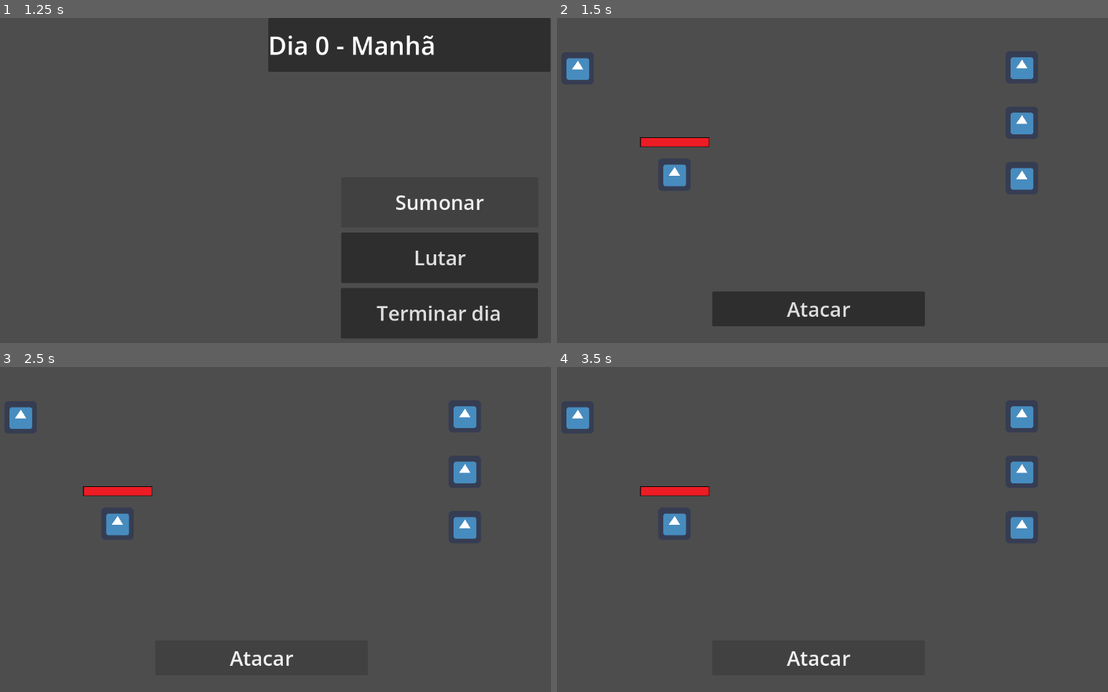
Above: before the commit, frames 1-4 (two rows, left to right).
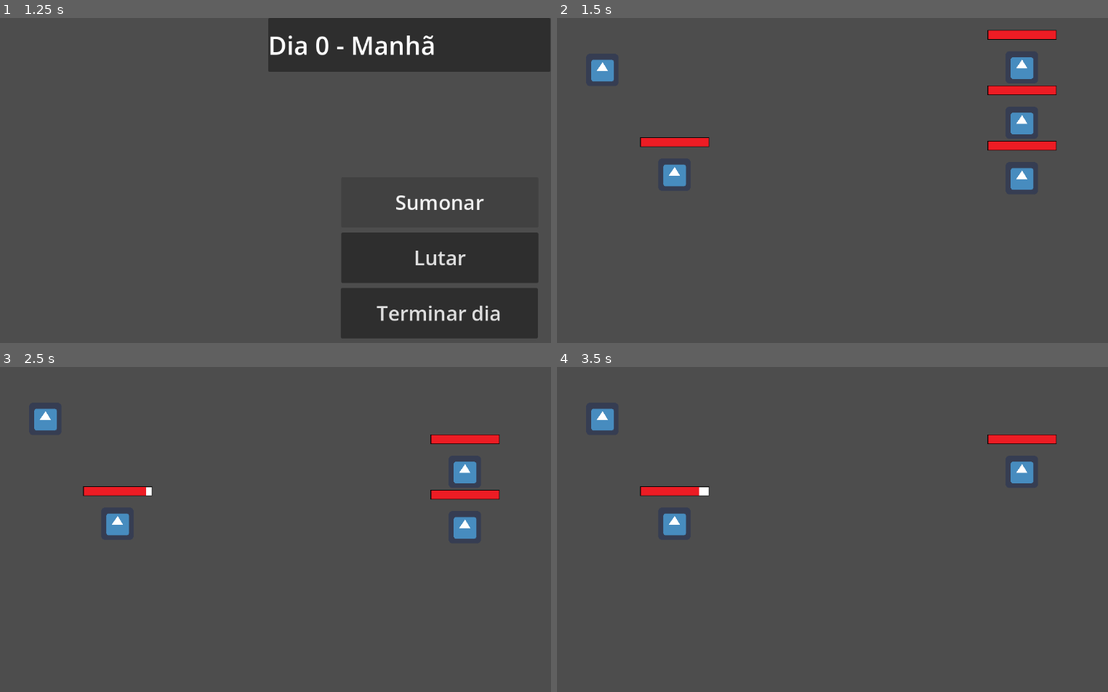
Above: after the commit, the same moments.

Repository: Klaus1215/Brackeys-Game-Jam
Game: Godot game, scene res://Tela Hub/hud_jogo.tscn
Same seed, same stepped clock (60 frames per second), same inputs: the game is played once before the commit and once after it. The engine's default icon, where the game draws it, is replaced by a stand-in: a white triangle on a blue panel in a dark square.
Inputs (mouse positions are in pixels of both pictures, inside the frame that each line leads up to):
- Up to frame 1 (1.25 s): click "Sumonar" at 0.5 s
- Up to frame 2 (1.5 s): click "Lutar" at 1.25 s
- Up to frame 3 (2.5 s): click (258, 659) at 2 s, where only the run before the commit has a clickable "Atacar"
- Up to frame 4 (3.5 s): click (815, 659) at 2.75 s, where only the run before the commit has a clickable "Atacar"

Frame 1 is identical in both runs. In frame 2, 5.8% of the frame differs, in the area x 1-91%, y 3-95%; in frame 3, 1.8%; in frame 4, 1.7%.

Commit message:
Sistema de combate

Diff:
--- a/Globais/estado_do_jogo.gd
+++ b/Globais/estado_do_jogo.gd
@@ -9,23 +9,26 @@
 var momento_dia: Horarios = Horarios.Manhã
 
 # Dicionario que guardará o estado do jogo
-var JogadorStats: Dictionary = {
+var Jogador: Dictionary = {
+	"id_jogador" : ResourceUID.id_to_text(ResourceUID.create_id()),
 	"vida": VIDA_INICIAL,
-	"tipo" : preload("res://Personagens/personagem.tscn")
+	"ataque_base": 500,
+	"tipo" : preload("res://Personagens/Jogador/jogador.tscn")
 }
 
 func resetar_jogo() -> void:
 	dia = DIA_INICIAL
 	momento_dia = Horarios.Manhã
-	JogadorStats["vida"] = VIDA_INICIAL
+	Jogador["vida"] = VIDA_INICIAL
 
 func instanciar_jogador() -> Personagem:
-	var personagem_instan = JogadorStats["tipo"].instantiate()
-	print("Vida antes:", personagem_instan.vida_total)
-
-	personagem_instan.e_jogador = true
-	personagem_instan.vida_total = JogadorStats["vida"]
-	personagem_instan.vida_atual = JogadorStats["vida"]
-	print("Vida depois:", personagem_instan.vida_total)
+	var personagem_instan = Jogador["tipo"].instantiate()
+	personagem_instan.name = "Jogador"
+	personagem_instan.stats = PersonagemStats.new(Jogador["id_jogador"], Jogador["vida"], Jogador["ataque_base"],
+	1.0, 0)
 
 	return personagem_instan
+
+func _process(delta: float) -> void:
+	if(Input.is_action_pressed("Pausar")):
+		get_tree().paused = true
--- a/Globais/party.gd
+++ b/Globais/party.gd
@@ -2,6 +2,7 @@
 
 # Exemplo de dicionario que aramazena os status de um companheiro
 var CompanheiroExemplo: Dictionary = {
+	"id_personagem": ResourceUID.id_to_text(ResourceUID.create_id()),
 	"vida": 100,
 	"ataque_base": 100,
 	"tipo" : preload("res://Personagens/personagem.tscn")
@@ -13,6 +14,9 @@
 # Métodos para manipular a party
 func add_personagem(companheiro : Dictionary) -> void:
 	party.append(companheiro)
+
+func remove_personagem(id_para_remover : String) -> void:
+	party = party.filter(func(item): return item["id_personagem"] != id_para_remover)
 
 func get_personagem(index : int) -> Dictionary:
 	return party[index]
@@ -33,8 +37,9 @@
 
 	for personagem in party:
 		var personagem_instan = personagem["tipo"].instantiate()
-		personagem_instan.vida_total = personagem["vida"]
-		personagem_instan.ataque_base = personagem["ataque_base"]
+		personagem_instan.stats = PersonagemStats.new(personagem["id_personagem"], personagem["vida"],
+		personagem["ataque_base"], personagem["timer_ataque"], personagem["afeto"])
+
 		partyInstanciada.append(personagem_instan)
 
 	return partyInstanciada
--- a/Globais/transistor_de_cena.gd
+++ b/Globais/transistor_de_cena.gd
@@ -23,6 +23,7 @@
 
 	get_tree().current_scene = current_scene
 
+# Mata o jogador
 func game_over():
 	goto_scene("res://Tela Game Over/game_over.tscn")
 	Party.resetar_party()
--- /dev/null
+++ b/Personagens/Companheiros/companheiro.gd
@@ -0,0 +1,40 @@
+extends Personagem
+
+class_name Companheiro
+
+var chance_ataque_inimigo : float
+var chance_nao_ataque : float
+var chance_ataque_jogador : float
+
+
+func _on_timer_do_ataque_timeout() -> void:
+	var inimigos_no_combate = get_node_or_null("../../Inimigos").get_children()
+	var jogador = get_node_or_null("../../Jogador")
+
+	if(inimigos_no_combate.is_empty()):
+		print("Parou")
+		get_tree().paused = true
+
+	if(stats.afeto > 0):
+		chance_ataque_inimigo = stats.afeto * 0.1
+		chance_nao_ataque = stats.afeto * 0.15
+		chance_ataque_jogador = 1.0
+	else:
+		chance_ataque_inimigo = 1.0
+		chance_nao_ataque = -(stats.afeto) * 0.25
+		chance_ataque_jogador = -(stats.afeto) * 0.1
+
+	var total_chance = chance_ataque_inimigo + chance_ataque_jogador + chance_nao_ataque
+
+	var acao_tomada = randi() % int(total_chance)
+
+	if(acao_tomada < chance_ataque_inimigo):
+		ataque_básico(inimigos_no_combate.pick_random())
+	elif(acao_tomada < chance_ataque_jogador):
+		ataque_básico(jogador)
+	else:
+		print(self.name + "está muito ocupada vendo as borboletas")
+
+func morrer() -> void:
+	super()
+	Party.remove_personagem(stats.id_personagem)
--- /dev/null
+++ b/Personagens/Companheiros/companheiro.tscn
@@ -0,0 +1,7 @@
+[gd_scene format=3 uid="uid://cg8a472j0qf8o"]
+
+[ext_resource type="PackedScene" uid="uid://cayrmuhq31m7s" path="res://Personagens/personagem.tscn" id="1_2rrlb"]
+[ext_resource type="Script" uid="uid://d3t0g5ru67qgb" path="res://Personagens/Companheiros/companheiro.gd" id="2_a8ayg"]
+
+[node name="Companheiro" unique_id=1534450694 instance=ExtResource("1_2rrlb")]
+script = ExtResource("2_a8ayg")
--- /dev/null
+++ b/Personagens/Inimigos/inimigo.gd
@@ -0,0 +1,14 @@
+extends Personagem
+
+class_name Inimigo
+
+# Método para quando for a vez do inimigo
+func _on_timer_do_ataque_timeout() -> void:
+	print("Inimigo atacando...")
+	var jogador = get_node_or_null("../../Jogador")
+
+	if(jogador != null):
+		ataque_básico(jogador)
+		print("Vida do Jogador: %d" % [jogador.stats.vida_atual])
+	else:
+		print("Jogador não foi referenciado")
--- /dev/null
+++ b/Personagens/Inimigos/inimigo.tscn
@@ -0,0 +1,7 @@
+[gd_scene format=3 uid="uid://6ed8klikufbe"]
+
+[ext_resource type="PackedScene" uid="uid://cayrmuhq31m7s" path="res://Personagens/personagem.tscn" id="1_eesud"]
+[ext_resource type="Script" uid="uid://dsdhyd6x28ymh" path="res://Personagens/Inimigos/inimigo.gd" id="2_qulja"]
+
+[node name="Inimigo" unique_id=1534450694 instance=ExtResource("1_eesud")]
+script = ExtResource("2_qulja")
--- /dev/null
+++ b/Personagens/Jogador/jogador.gd
@@ -0,0 +1,9 @@
+extends Personagem
+
+class_name Jogador
+
+func morrer() -> void:
+	super()
+	EstadoDoJogo.resetar_jogo()
+	TransistorDeCena.game_over()
+	print("Jogador morreu")
--- /dev/null
+++ b/Personagens/Jogador/jogador.tscn
@@ -0,0 +1,7 @@
+[gd_scene format=3 uid="uid://cfnem5jh30lt"]
+
+[ext_resource type="PackedScene" uid="uid://cayrmuhq31m7s" path="res://Personagens/personagem.tscn" id="1_5oys2"]
+[ext_resource type="Script" uid="uid://cxoedoetav22r" path="res://Personagens/Jogador/jogador.gd" id="2_qkpl7"]
+
+[node name="Jogador" unique_id=1534450694 instance=ExtResource("1_5oys2")]
+script = ExtResource("2_qkpl7")
--- a/Personagens/barra_de_vida.gd
+++ b/Personagens/barra_de_vida.gd
@@ -6,5 +6,5 @@
 	personagem_com_vida = get_parent()
 
 func _on_personagem_vida_modificou() -> void:
-	var vida_porc = personagem_com_vida.vida_atual * 100
-	value = vida_porc / personagem_com_vida.vida_total
+	var vida_porc = personagem_com_vida.stats.vida_atual * 100
+	value = vida_porc / personagem_com_vida.stats.vida_total
--- a/Personagens/personagem.gd
+++ b/Personagens/personagem.gd
@@ -1,36 +1,42 @@
 extends Node
 class_name Personagem
 
-@export var vida_total: int
-var vida_atual : int
-@export var ataque_base : int
-var e_jogador : bool = false
+var stats : PersonagemStats
+var vida_anterior : int
 
-var vida_anterior : int
+var timer : Timer
 
 signal vida_modificou
 
 func _ready() -> void:
-	vida_anterior = vida_atual
+	print("Vida de %s: %d" % [self.name, stats.vida_atual])
+	vida_anterior = stats.vida_atual
 
-	print(e_jogador)
-	if(e_jogador):
+	timer = get_node("Timer do Ataque")
+	timer.wait_time = stats.timer_ataque
+	print("Time de ataque de %s: %f" % [self.name, timer.wait_time])
+
+	if (self is Jogador || self is Inimigo):
 		var barra_vida = get_node("Barra de Vida")
 		barra_vida.visible = true
 
 # Ataque básico que inimigos e companheiros podem fazer
 func ataque_básico(Alvo : Personagem) -> void:
-	Alvo.tomar_dano(ataque_base)
+	Alvo.tomar_dano(stats.ataque_base)
 
 func tomar_dano(dano : int) -> void:
-	vida_atual -= ataque_base
+	stats.vida_atual -= dano
 
+func morrer() -> void:
+	queue_free()
 
 func _process(delta: float) -> void:
-	if(vida_anterior != vida_atual):
-		vida_anterior = vida_atual
+	if(vida_anterior != stats.vida_atual):
+		vida_anterior = stats.vida_atual
 		vida_modificou.emit()
 
-	if(e_jogador && vida_atual <= 0):
-		print("Jogador morreu")
-		TransistorDeCena.game_over()
+	if(stats.vida_atual <= 0):
+		morrer()
+
+func _on_timer_do_ataque_timeout() -> void:
+	print("O Pai ouviu")
--- a/Personagens/personagem.tscn
+++ b/Personagens/personagem.tscn
@@ -45,4 +45,8 @@
 script = ExtResource("5_vv7k6")
 metadata/_edit_use_anchors_ = true
 
+[node name="Timer do Ataque" type="Timer" parent="." unique_id=1801708296]
+autostart = true
+
 [connection signal="vida_modificou" from="." to="Barra de Vida" method="_on_personagem_vida_modificou"]
+[connection signal="timeout" from="Timer do Ataque" to="." method="_on_timer_do_ataque_timeout"]
--- a/Personagens/personagem_stats.gd
+++ b/Personagens/personagem_stats.gd
@@ -1,3 +1,21 @@
 class_name PersonagemStats
 
 extends Resource
+
+# Atributos gerais
+@export var id_personagem : String
+@export var vida_total : int
+@export var vida_atual : int
+@export var ataque_base : int
+@export var timer_ataque: float
+
+# Atributos únicos dos companheiros
+@export var afeto : float
+
+func _init(id: String, vida_total_: int = 100, ataque_base_: float = 10, timer_ataque_: float = 1.0,
+		  afeto_: int = -100) -> void:
+	id_personagem = id
+	vida_total = vida_total_
+	vida_atual = vida_total_
+	ataque_base = ataque_base_
+	timer_ataque = timer_ataque_
--- a/Tela Hub/hud_jogo.gd
+++ b/Tela Hub/hud_jogo.gd
@@ -2,9 +2,12 @@
 
 func _on_summon_pressed() -> void:
 	var Joaquina: Dictionary = {
-	"vida": 100,
-	"ataque_base": 200,
-	"tipo" : preload("res://Personagens/personagem.tscn")
+		"id_personagem": ResourceUID.id_to_text(ResourceUID.create_id()),
+		"vida": 100,
+		"ataque_base": 200,
+		"timer_ataque": 1,
+		"afeto": 20,
+		"tipo" : preload("res://Personagens/Companheiros/companheiro.tscn")
 	}
 
 	Party.add_personagem(Joaquina)
--- /dev/null
+++ b/Tela de Combate/Spawn da Party/spawn_party.gd
@@ -0,0 +1,15 @@
+class_name SpawnParty
+
+extends Node2D
+
+func get_party():
+	return get_children()
+
+func spawn_party():
+	var party_instanciada = Party.instanciar_party()
+	var y_companheiros = -200
+
+	for personagem in party_instanciada:
+		personagem.position.y = y_companheiros
+		add_child(personagem)
+		y_companheiros += 110
--- a/Tela de Combate/Spawn de Inimigos/inimigos_spawn.gd
+++ b/Tela de Combate/Spawn de Inimigos/inimigos_spawn.gd
@@ -3,17 +3,19 @@
 var inimigo_basico
 
 func _ready() -> void:
-	inimigo_basico = preload("res://Personagens/personagem.tscn")
+	inimigo_basico = preload("res://Personagens/Inimigos/inimigo.tscn")
 
 func spawn_teste() -> void:
 	var y_inimigo = -200
 	for i in range(3):
 		var inimigo_instanc = inimigo_basico.instantiate()
-		inimigo_instanc.vida_total = 50
-		inimigo_instanc.vida_atual = 50
-		inimigo_instanc.ataque_base = 50
+		inimigo_instanc.stats = PersonagemStats.new(ResourceUID.id_to_text(ResourceUID.create_id()),
+		20, 3, 1)
 
 		inimigo_instanc.position.y = y_inimigo
 		print(inimigo_instanc.position)
 		y_inimigo += 110
 		add_child(inimigo_instanc)
+
+func alvejar_inimigo() -> Personagem:
+	return get_child(0) as Personagem
--- a/Tela de Combate/tela_de_combate.gd
+++ b/Tela de Combate/tela_de_combate.gd
@@ -8,19 +8,15 @@
 func _ready() -> void:
 	# Por meio do estado do jogador, renderizará ele
 	var jogador_instanciado = EstadoDoJogo.instanciar_jogador()
-	print("Vida da instancia:", jogador_instanciado.vida_atual)
+
 	jogador_instanciado.position = Vector2(292, 311)
 	add_child(jogador_instanciado)
 
 	# Por meio dos dados de Party do global, renderizará os companheiros no combate
-	espaco_party = get_node("Party")
-	var party_instanciada = Party.instanciar_party()
-	var spawn_companheiro = Vector2(100, 100)
+	espaco_party = get_node_or_null("Party")
 
-	for personagem in party_instanciada:
-		personagem.position = spawn_companheiro
-		add_child(personagem)
-		spawn_companheiro.y += 110
+	if(espaco_party):
+		espaco_party.spawn_party()
 
 	# Spawna os inimigos por meio do nó Inimigos
 	espaco_inimigos = get_node_or_null("Inimigos")
--- a/Tela de Combate/tela_de_combate.tscn
+++ b/Tela de Combate/tela_de_combate.tscn
@@ -2,23 +2,17 @@
 
 [ext_resource type="Script" uid="uid://ca3u3qor2bcg3" path="res://Tela de Combate/tela_de_combate.gd" id="1_p3a4r"]
 [ext_resource type="Script" uid="uid://b67fh74ixte3k" path="res://Tela de Combate/Spawn de Inimigos/inimigos_spawn.gd" id="2_5map3"]
+[ext_resource type="Script" uid="uid://cmeas31o5jceo" path="res://Tela de Combate/Spawn da Party/spawn_party.gd" id="2_qbd3a"]
 
 [node name="Tela de Combate" type="Node" unique_id=598384138]
 script = ExtResource("1_p3a4r")
 
 [node name="Party" type="Node2D" parent="." unique_id=1683803422]
-position = Vector2(280, 299)
+position = Vector2(149, 303)
+script = ExtResource("2_qbd3a")
 
 [node name="Inimigos" type="Node2D" parent="." unique_id=1347845053]
 position = Vector2(981, 298)
 script = ExtResource("2_5map3")
 
 [node name="Interface do Comabte" type="CanvasLayer" parent="." unique_id=1451573465]
-
-[node name="Button" type="Button" parent="Interface do Comabte" unique_id=1818313691]
-offset_left = 367.0
-offset_top = 543.0
-offset_right = 789.0
-offset_bottom = 612.0
-theme_override_font_sizes/font_size = 40
-text = "Atacar"
--- a/project.godot
+++ b/project.godot
@@ -33,6 +33,14 @@
 
 common/drop_mouse_on_gui_input_disabled=true
 
+[input]
+
+Pausar={
+"deadzone": 0.2,
+"events": [Object(InputEventKey,"resource_local_to_scene":false,"resource_name":"","device":-1,"window_id":0,"alt_pressed":false,"shift_pressed":false,"ctrl_pressed":false,"meta_pressed":false,"pressed":false,"keycode":0,"physical_keycode":4194305,"key_label":0,"unicode":0,"location":0,"echo":false,"script":null)
+]
+}
+
 [physics]
 
 common/enable_pause_aware_picking=true
Not shown, added: Personagens/Companheiros/companheiro.gd.uid
Not shown, added: Personagens/Inimigos/inimigo.gd.uid
Not shown, added: Personagens/Jogador/jogador.gd.uid
Not shown, changed: Sprites/OverBarPlaceholder.png.import
Not shown, changed: Sprites/ProgressBarPlaceholder.png.import
Not shown, added: Tela de Combate/Spawn da Party/spawn_party.gd.uid
Not shown, changed: icon.png.import
